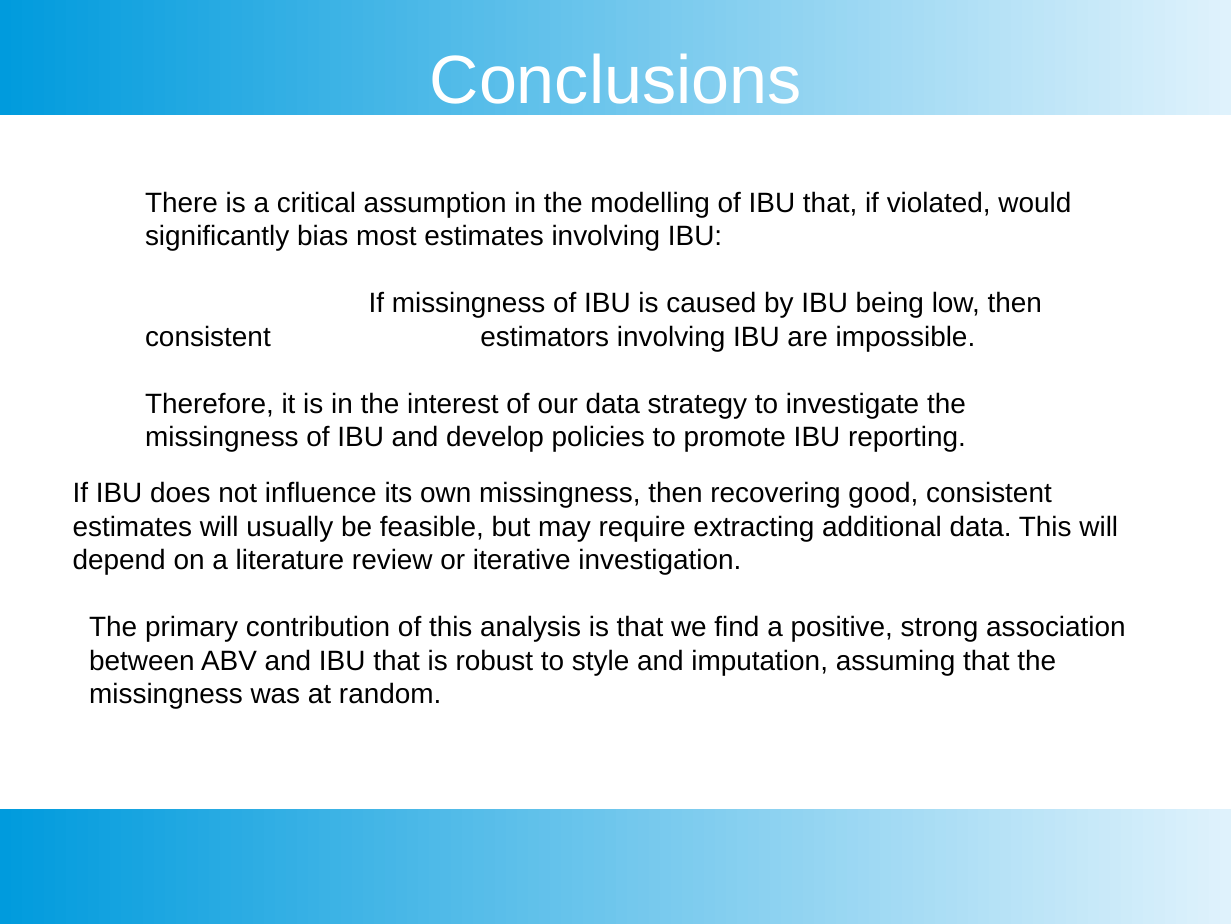
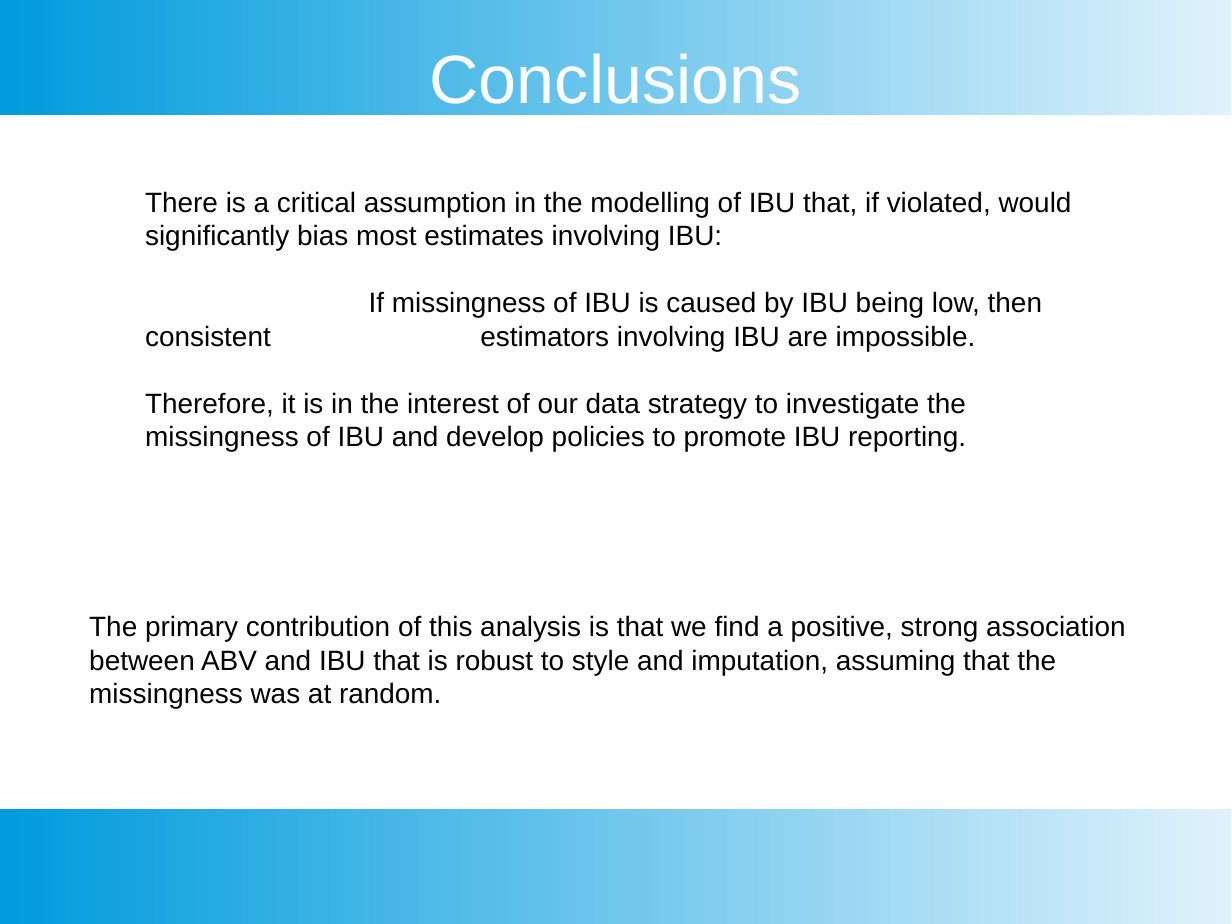
Before and after one commit to sjmiller8182/BeerAnalysis, a slide deck: slide 25 of presentations/Thompson_Kevin_Presentation.pptx (slide 28 before the commit). Drawn at 1232x924 pixels with LibreOffice and Linux fonts; fonts in the diff are those of the drawing. Boxes give left, top, right and bottom in pixels: in the first picture for what was removed or moved away, otherwise in the second. Text is boxed around its words. In the diff, an @@ line names an element or a change of style, - is before the commit and + after.

```diff
--- a/presentations/Thompson_Kevin_Presentation.pptx
+++ b/presentations/Thompson_Kevin_Presentation.pptx
@@ text removed at (x1=73, y1=481, x2=1118, y2=575) @@
-If IBU does not influence its own missingness, then recovering good, consistent estimates will usually be feasible, but may require extracting additional data. This will depend on a literature review or iterative investigation.
```
Also in this commit, not shown: 5 other slides changed, 3 slides removed, 1 other file.
